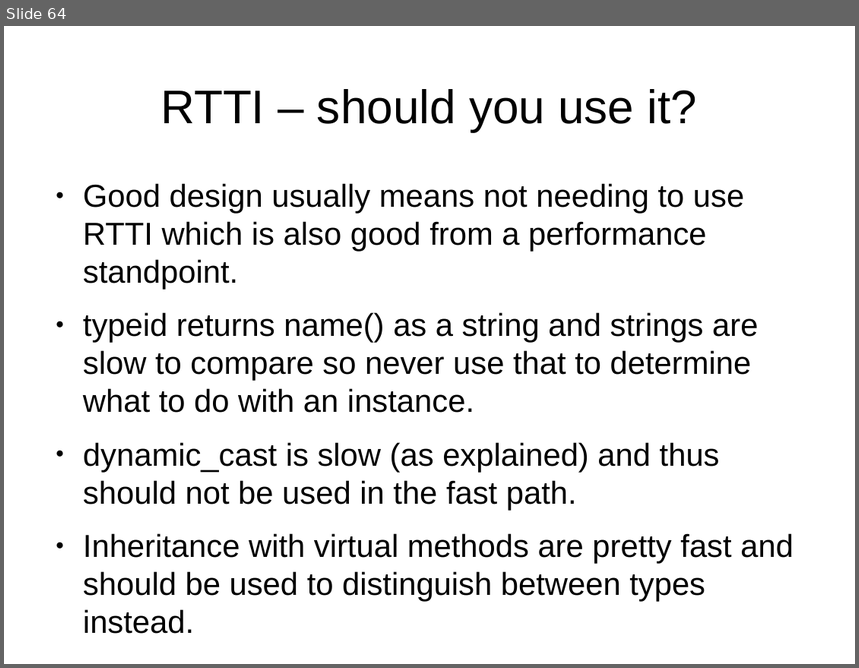
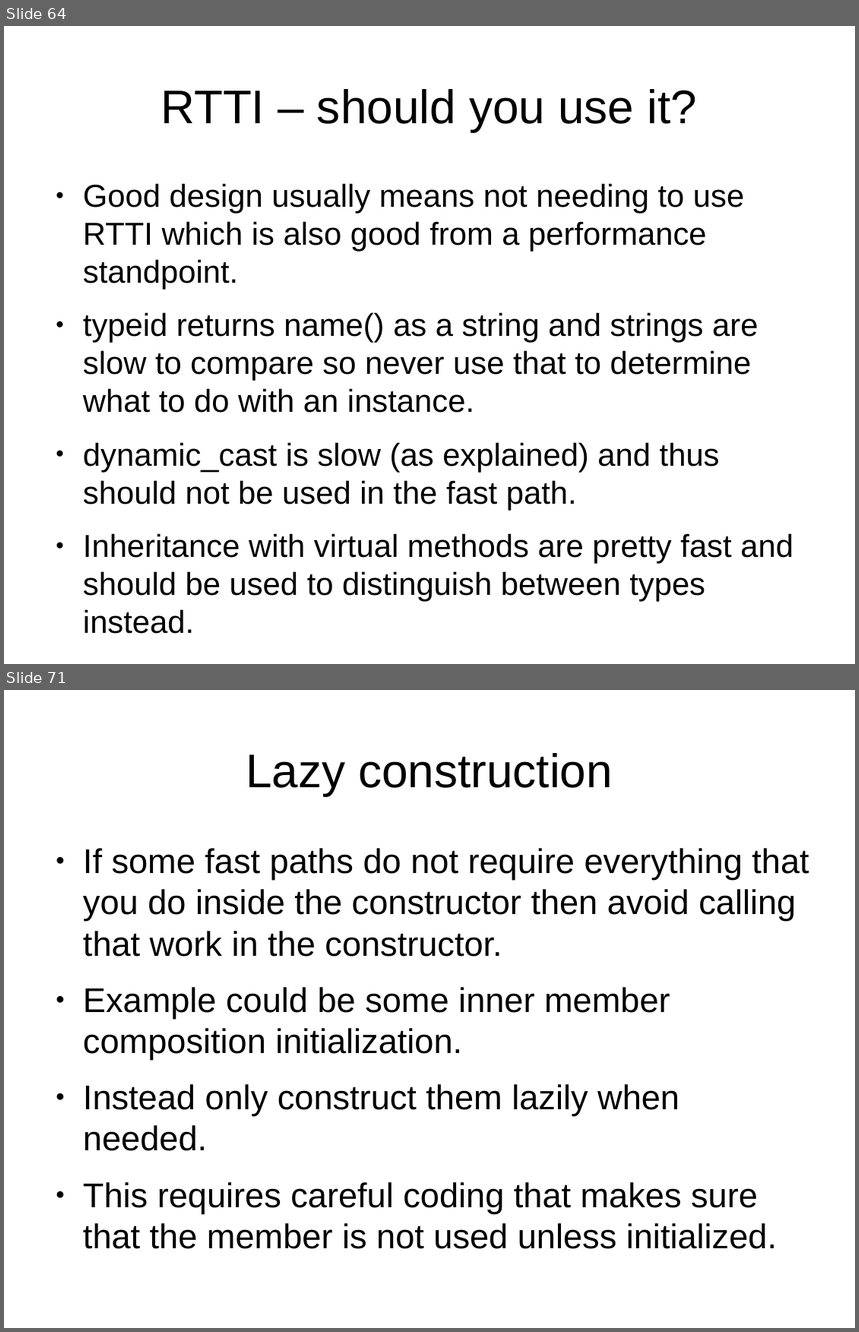
Before and after one commit to veltzer/demos-linux, a slide deck: multi_core/effective_cplusplus.odp. Shown one above the other, each under a label of ours: slide 64 before the commit, slides 64 and 71 after it; the slides between them are not shown. The pictures are 859x668 and 859x1332 pixels, drawn with LibreOffice and Linux fonts; fonts in the diff are those of the drawing. Boxes give left, top, right and bottom in pixels: in the first picture for what was removed or moved away, otherwise in the second. Text is boxed around its words. In the diff, an @@ line names an element or a change of style, - is before the commit and + after.

```diff
--- a/multi_core/effective_cplusplus.odp
+++ b/multi_core/effective_cplusplus.odp
@@ slide 71 added at (x1=4, y1=690, x2=855, y2=1328), background #FFFFFF @@
@@ title added at (x1=246, y1=753, x2=613, y2=796), 44 pt, text #000000 @@
+Lazy construction
@@ text added at (x1=83, y1=848, x2=809, y2=1249), 32 pt, text #000000 @@
+● If some fast paths do not require everything that you do inside the constructor then avoid calling that work in the constructor.
+● Example could be some inner member composition initialization.
+● Instead only construct them lazily when needed.
+● This requires careful coding that makes sure that the member is not used unless initialized.
```
Also in this commit, not shown: 12 other slides added, 1 other file.
